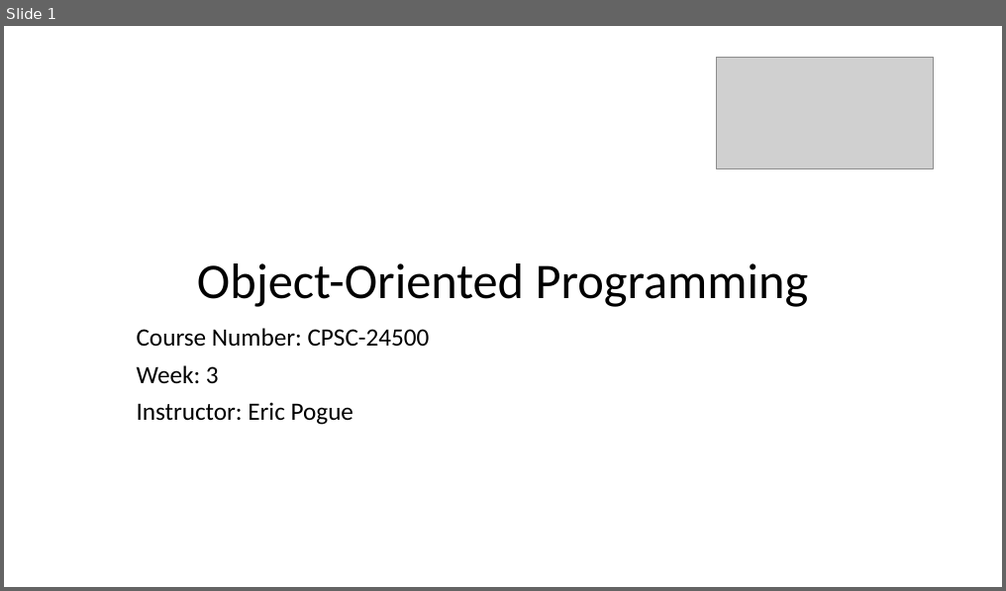
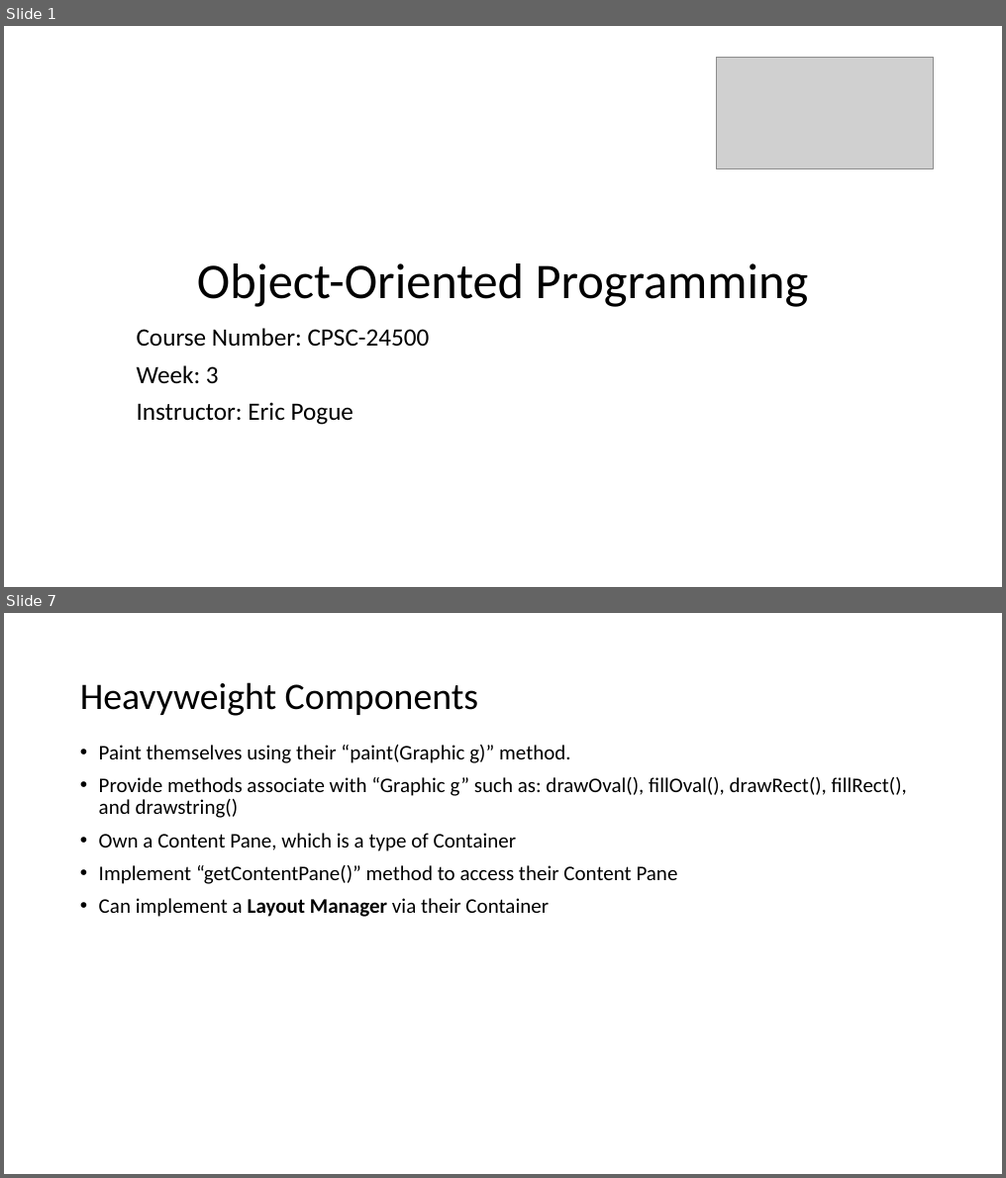
Before and after one commit to EricJPogue/www-epogue-info, a slide deck: CPSC-24500/Week03/2017SpringW03Slides.pptx. Shown one above the other, each under a label of ours: slide 1 before the commit, slides 1 and 7 after it; the slides between them are not shown. The pictures are 1006x591 and 1006x1178 pixels, drawn with LibreOffice and Linux fonts; fonts in the diff are those of the drawing; grey boxes stand for pictures. Boxes give left, top, right and bottom in pixels: in the first picture for what was removed or moved away, otherwise in the second. Text is boxed around its words. In the diff, an @@ line names an element or a change of style, - is before the commit and + after.

```diff
--- a/CPSC-24500/Week03/2017SpringW03Slides.pptx
+++ b/CPSC-24500/Week03/2017SpringW03Slides.pptx
@@ slide 7 added at (x1=4, y1=613, x2=1002, y2=1174), background #FFFFFF @@
@@ title added at (x1=80, y1=682, x2=479, y2=716), 36 pt, text #000000 @@
+Heavyweight Components
@@ text added at (x1=99, y1=745, x2=907, y2=917), 20 pt, text #000000 @@
+• Paint themselves using their “paint(Graphic g)” method.
+• Provide methods associate with “Graphic g” such as: drawOval(), fillOval(), drawRect(), fillRect(), and drawstring()
+• Own a Content Pane, which is a type of Container
+• Implement “getContentPane()” method to access their Content Pane
+• Can implement a Layout Manager via their Container
```
Also in this commit, not shown: 4 slides changed, 16 other slides added, 9 slides removed, 5 other files.
